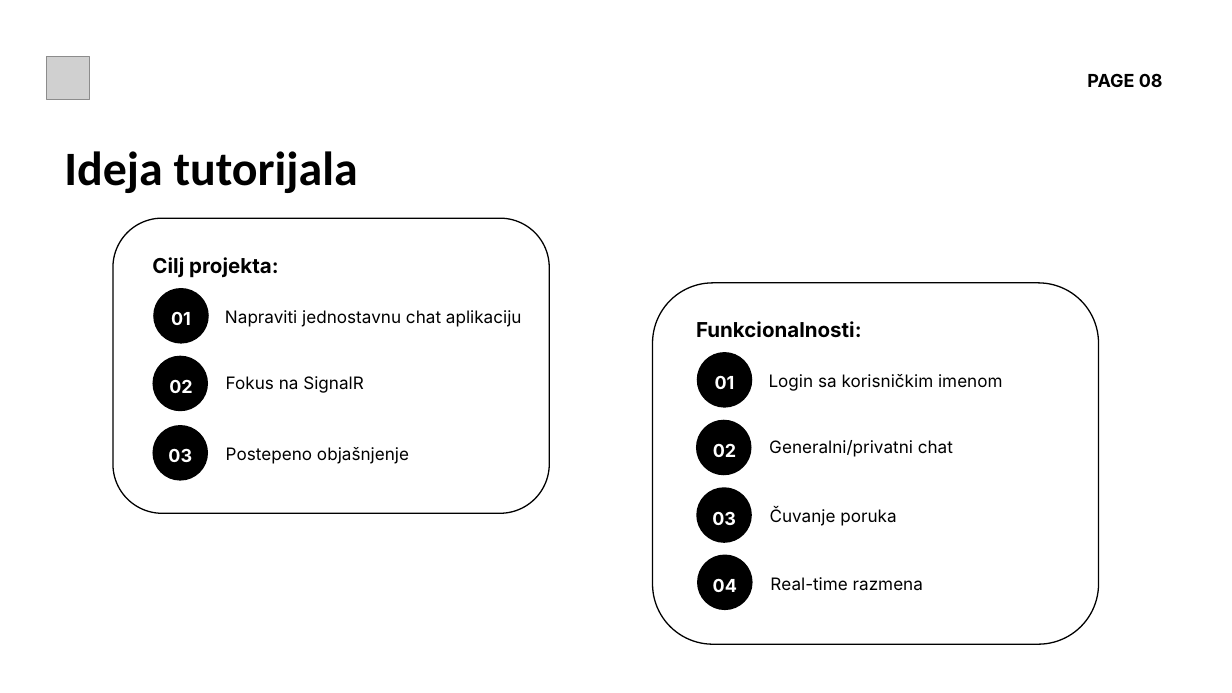
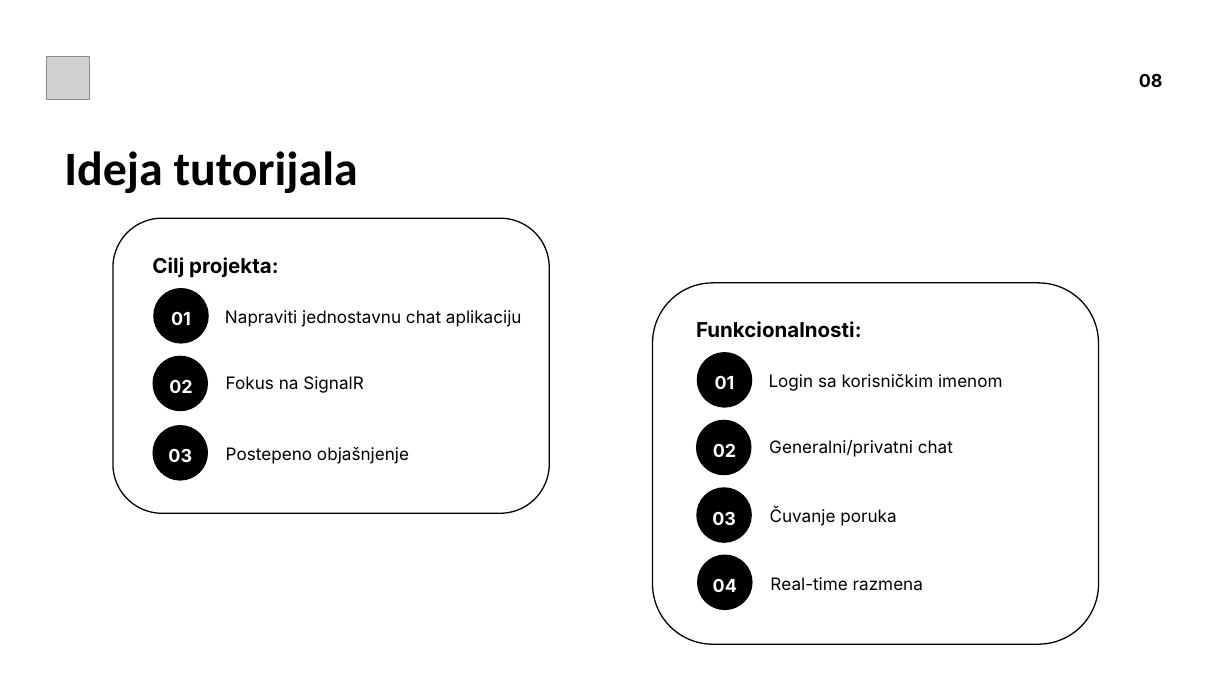
Before and after one commit to SukiDj/SignalRChat, a slide deck: slide 8 of Prezentacija.pptx. Drawn at 1232x693 pixels with LibreOffice and Linux fonts; fonts in the diff are those of the drawing; grey boxes stand for pictures. Boxes give left, top, right and bottom in pixels: in the first picture for what was removed or moved away, otherwise in the second. Text is boxed around its words. In the diff, an @@ line names an element or a change of style, - is before the commit and + after.

```diff
--- a/Prezentacija.pptx
+++ b/Prezentacija.pptx
@@ text at (1139, 73, 1163, 87): text changed @@
-PAGE 08
+08
```
Also in this commit, not shown: 18 other slides changed, 1 other file.
